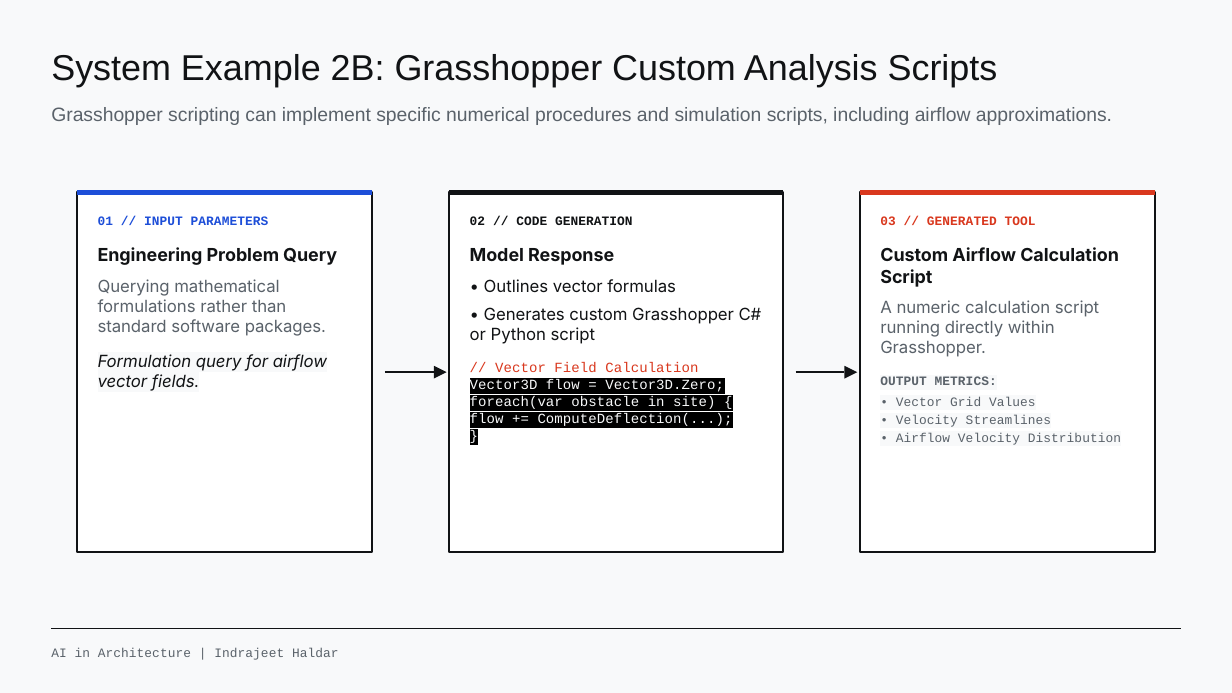
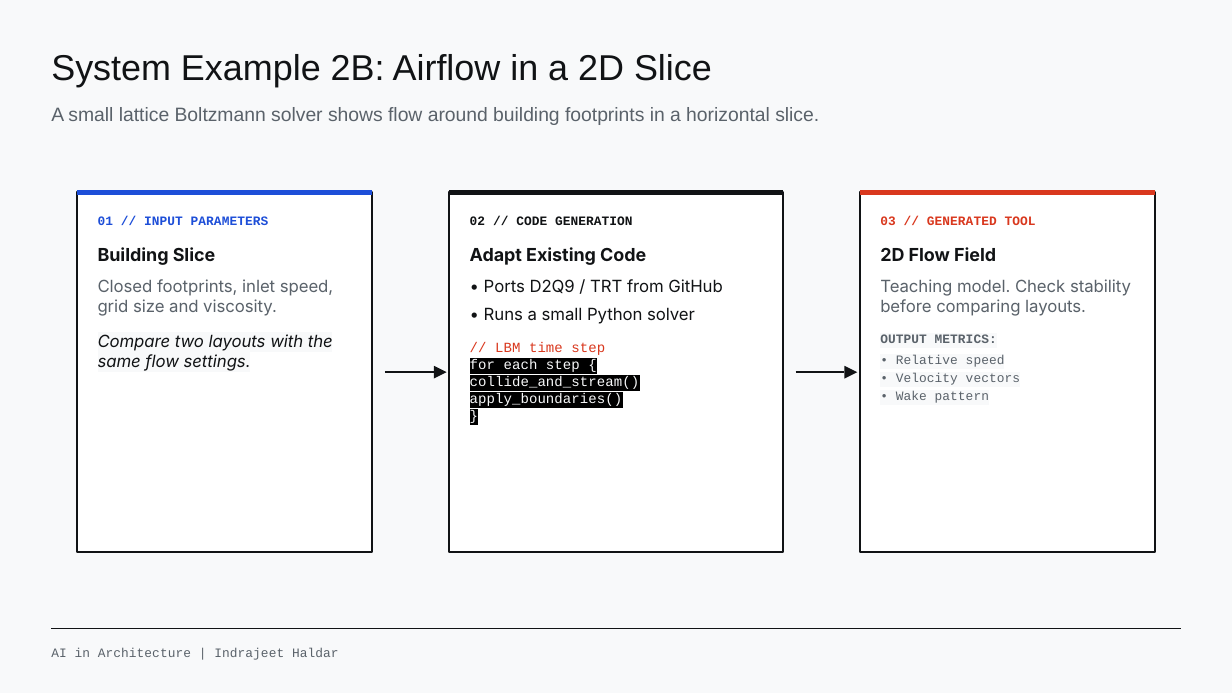
Before and after one commit to range-et/AI_arch_resources, a slide deck: slide 19 of AI in Architecture - Presentation.pptx. Drawn at 1232x693 pixels with LibreOffice and Linux fonts; fonts in the diff are those of the drawing; background and template pictures are left out. Boxes give left, top, right and bottom in pixels: in the first picture for what was removed or moved away, otherwise in the second. Text is boxed around its words. In the diff, an @@ line names an element or a change of style, - is before the commit and + after.

Commit message:
Record Rhino MCP install and port LBM solver into Grasshopper

```diff
--- a/AI in Architecture - Presentation.pptx
+++ b/AI in Architecture - Presentation.pptx
@@ text at (x1=51, y1=54, x2=712, y2=87): text changed @@
-System Example 2B: Grasshopper Custom Analysis Scripts
+System Example 2B: Airflow in a 2D Slice
@@ text at (x1=51, y1=107, x2=819, y2=125): text changed @@
-Grasshopper scripting can implement specific numerical procedures and simulation scripts, including airflow approximations.
+A small lattice Boltzmann solver shows flow around building footprints in a horizontal slice.
@@ text at (x1=98, y1=247, x2=333, y2=371): text changed; text colour #5A626A to #111315 @@
-Engineering Problem Query
-Querying mathematical formulations rather than standard software packages.
-Formulation query for airflow vector fields.
+Building Slice
+Closed footprints, inlet speed, grid size and viscosity.
+Compare two layouts with the same flow settings.
@@ text at (x1=470, y1=247, x2=722, y2=406): text changed; font Courier New to Inter; text colour #F8F9FA to #111315 @@
-Model Response
-• Outlines vector formulas
-• Generates custom Grasshopper C# or Python script
-// Vector Field Calculation
-Vector3D flow = Vector3D.Zero;
-foreach(var obstacle in site) {
-flow += ComputeDeflection(...);
+Adapt Existing Code
+• Ports D2Q9 / TRT from GitHub
+• Runs a small Python solver
+// LBM time step
+for each step {
+collide_and_stream()
+apply_boundaries()
@@ text at (x1=880, y1=247, x2=1131, y2=316): text changed @@
-Custom Airflow Calculation Script
-A numeric calculation script running directly within Grasshopper.
+2D Flow Field
+Teaching model. Check stability before comparing layouts.
@@ text at (x1=896, y1=355, x2=1020, y2=403): text changed @@
-• Vector Grid Values
-• Velocity Streamlines
-• Airflow Velocity Distribution
+• Relative speed
+• Velocity vectors
+• Wake pattern
```
Also in this commit, not shown: 1 other slide changed, 28 other files.
